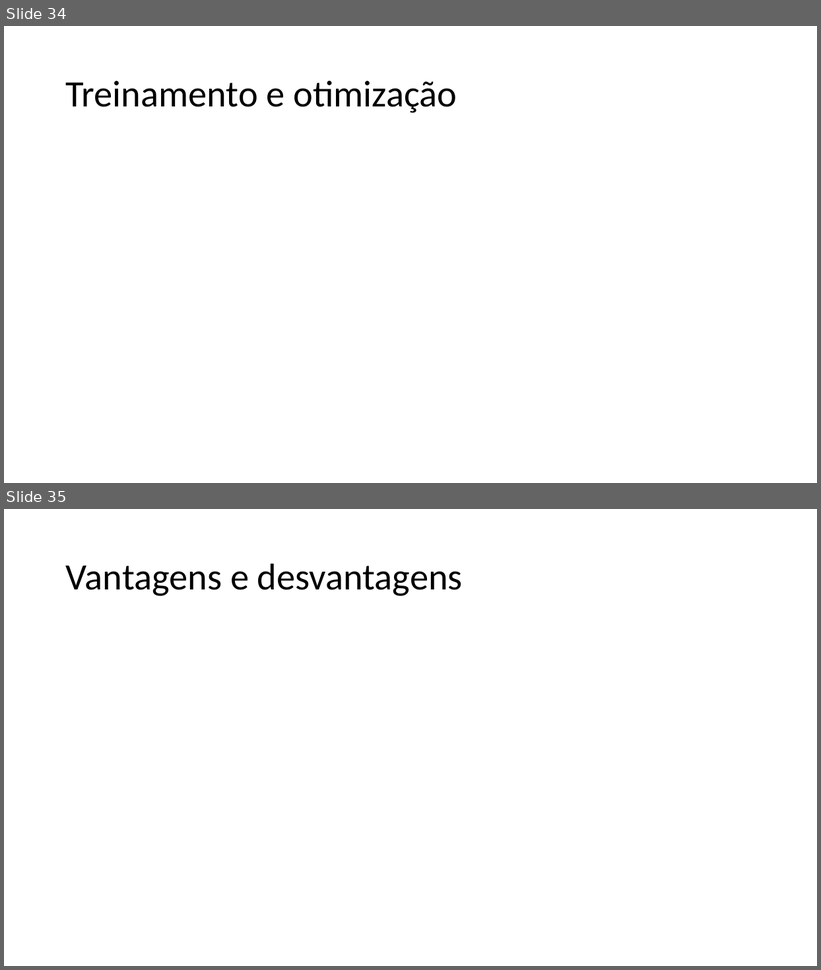
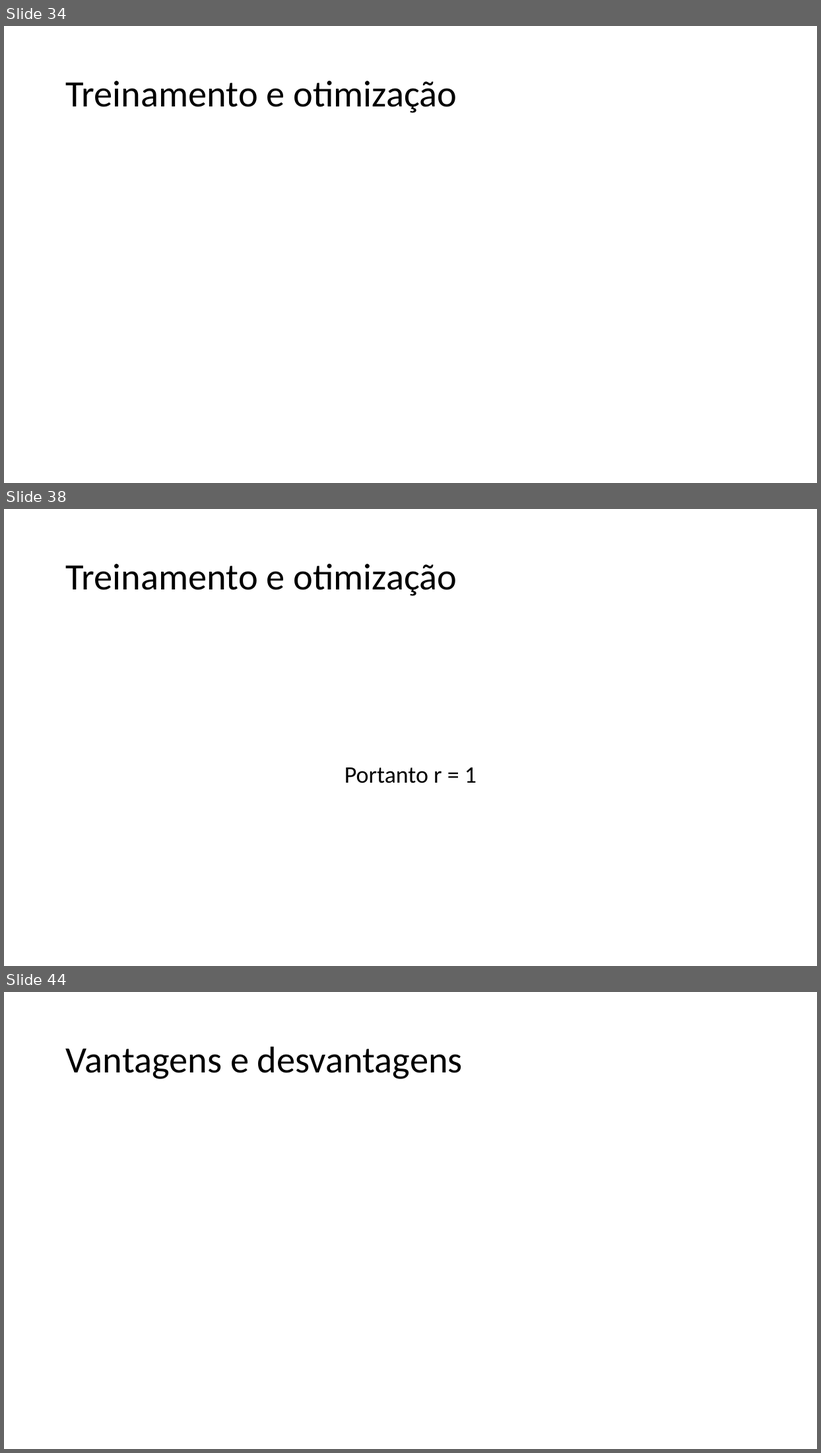
Before and after one commit to guerrato/guerrato_967_tp558, a slide deck: seminarios/ciclo 2/TP558_LoRA.pptx. Shown one above the other, each under a label of ours: slides 34 and 35 before the commit, slides 34, 38 and 44 after it; the slides between them are not shown. The pictures are 821x970 and 821x1453 pixels, drawn with LibreOffice and Linux fonts; fonts in the diff are those of the drawing; grey boxes stand for pictures. Boxes give left, top, right and bottom in pixels: in the first picture for what was removed or moved away, otherwise in the second. Text is boxed around its words. In the diff, an @@ line names an element or a change of style, - is before the commit and + after.

Commit message:
Finish treinamento

```diff
--- a/seminarios/ciclo 2/TP558_LoRA.pptx
+++ b/seminarios/ciclo 2/TP558_LoRA.pptx
@@ slide 38 added at (x1=4, y1=509, x2=817, y2=966), background #FFFFFF @@
@@ title added at (x1=66, y1=564, x2=457, y2=596), 44 pt, text #000000 @@
+Treinamento e otimização
@@ text added at (x1=345, y1=768, x2=477, y2=784), 28 pt, text #000000 @@
+Portanto r = 1
@@ what was slide 35 is now slide 44 @@
```
Also in this commit, not shown: 2 slides changed, 9 other slides added, 1 slide removed.
